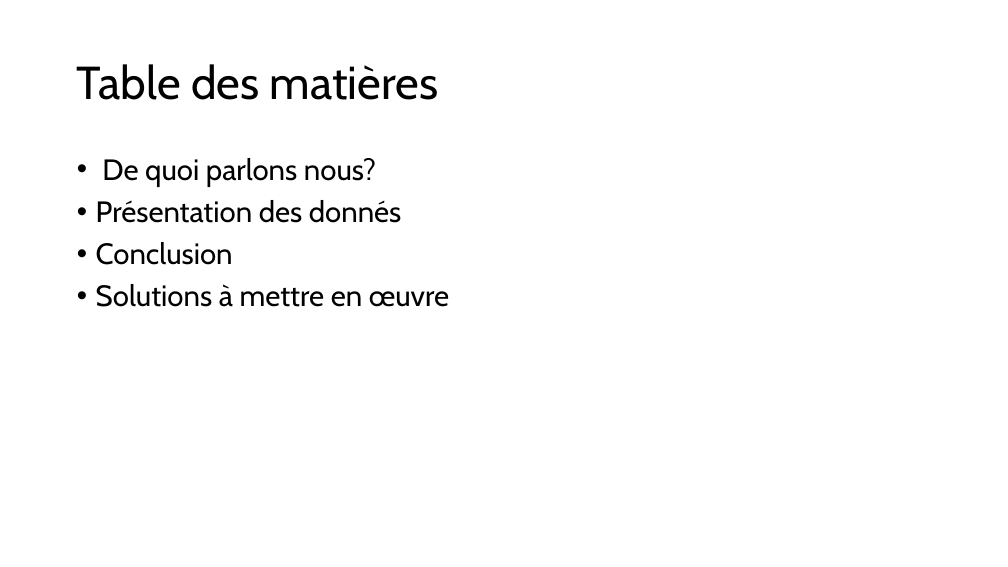
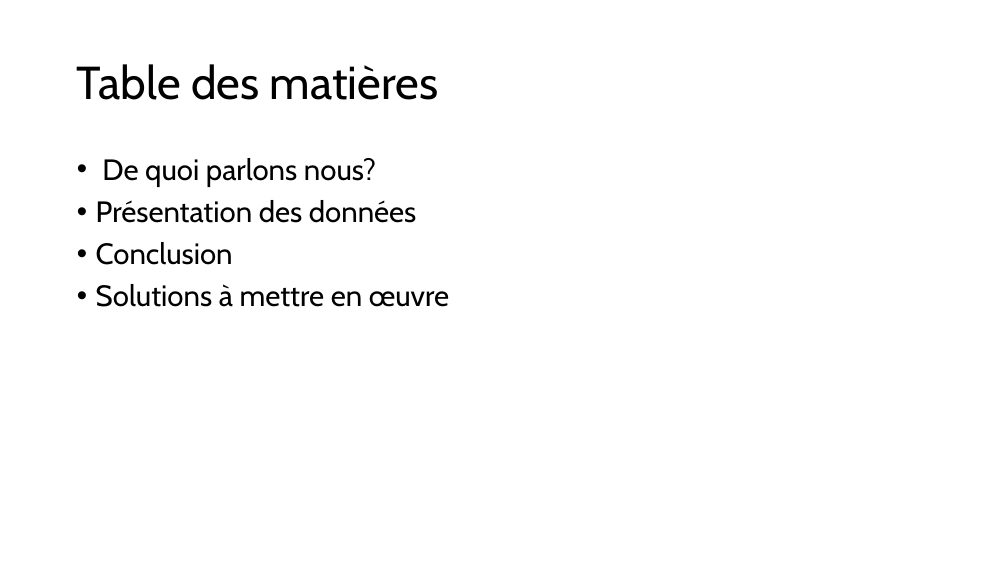
Before and after one commit to Loic0427/Data_etudes_de_cas, a slide deck: slide 2 of Velo en libre service/Etude_de_cas_cyclistic.pptx. Drawn at 1008x567 pixels with LibreOffice and Linux fonts; fonts in the diff are those of the drawing. Boxes give left, top, right and bottom in pixels: in the first picture for what was removed or moved away, otherwise in the second. Text is boxed around its words. In the diff, an @@ line names an element or a change of style, - is before the commit and + after.

```diff
--- a/Velo en libre service/Etude_de_cas_cyclistic.pptx
+++ b/Velo en libre service/Etude_de_cas_cyclistic.pptx
@@ text at bbox=[96, 200, 417, 223]: text changed @@
-• Présentation des donnés
+• Présentation des données
```
Also in this commit, not shown: 6 other slides changed, 1 other file.
